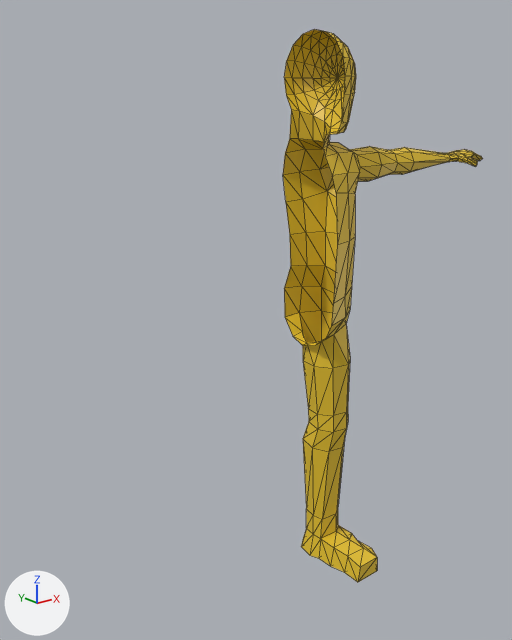
Before and after pictures for a commit that changed the glTF model Clownworld/assets/charactermodelinglowpolyfig.glb.
Both versions are drawn from a camera (50 mm lens) standing at (-3.99, -4.28, 4.25) and looking at (-0.39, 0.23, 2.44). Every picture has the same lights, and +X, +Y and +Z are marked at lower left. Mesh edges are drawn as thin lines. Where no turn or scale is listed for an object, it has been applied to the vertices. Vertices at the same position are counted once.
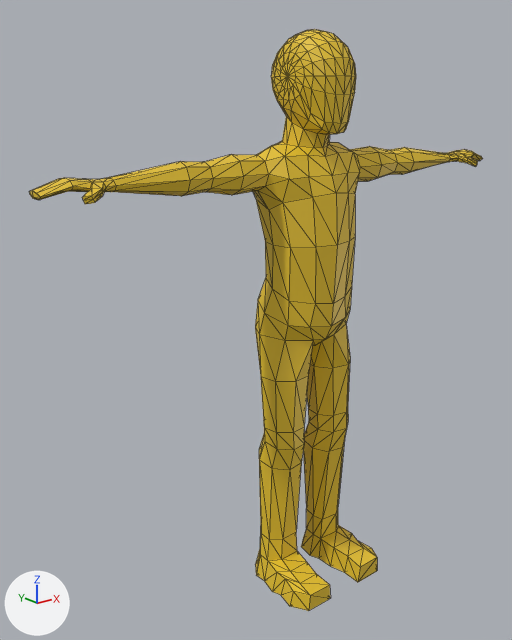
What the commit changed:
me_sphere_001 is used by ob_sphere_001; location (0.0, 0.0, 4.423).
me_sphere_001 had 312 vertices, 588 faces and spanned x 0.0..2.3, y -0.57..0.35, z -4.43..0.32.
me_sphere_001 now has 590 vertices, 1176 faces and spans x -2.3..2.3, y -0.57..0.35, z -4.43..0.32.
Part 1, on me_sphere_001:
266 vertices are added at x -2.3..-0.04, y -0.57..0.33, z -4.43..0.28.
5 new vertices lie (-0.08, 0.0, -0.01) away from vertices in x 0.0, y -0.24..0.24, z 0.22..0.32.
7 new vertices lie (0.15, 0.0, -0.02) away from vertices in x -2.09, y -0.04..0.17, z -0.74..-0.66.
588 new faces join them.

What differs and where, as boxes [x1, y1, x2, y2] in the pictures (512 x 640 px):
'Sphere.001', reshaped (126% wider)
    before: [283, 29, 483, 582]
    after: [29, 29, 483, 611]
part 1 of me_sphere_001, added (yellow)
    after: [29, 29, 345, 611]
